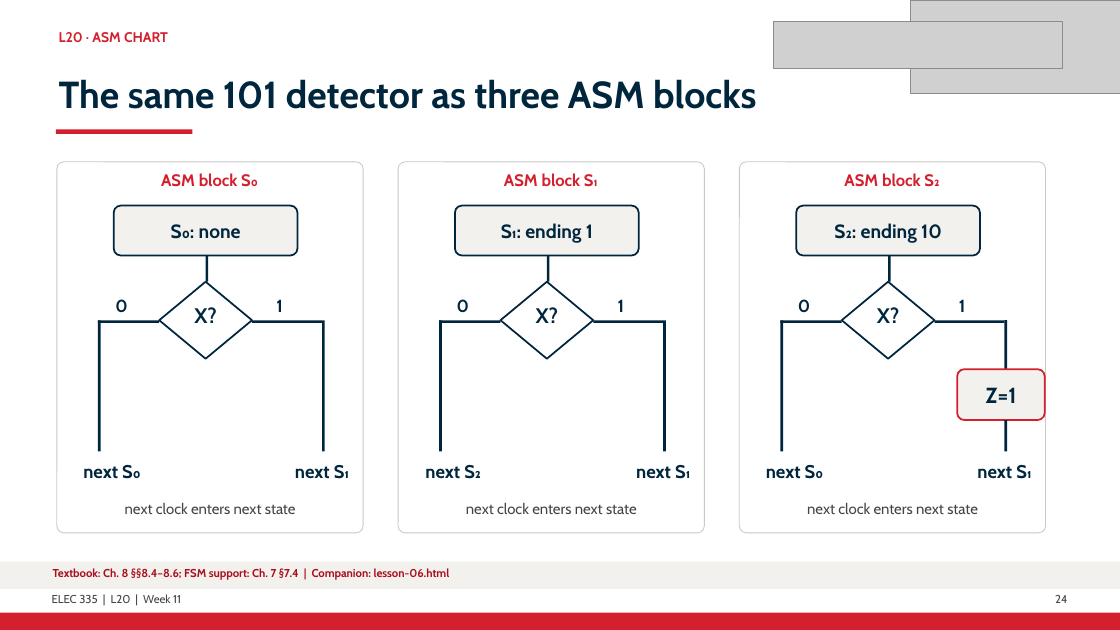
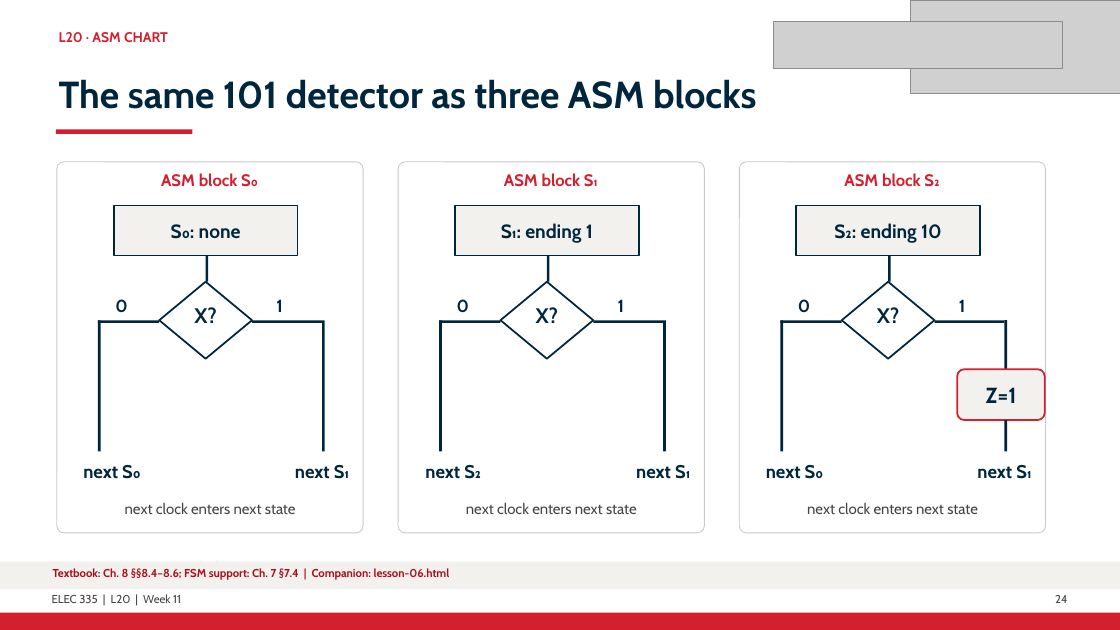
Before and after one commit to shujaansari/elec335-sequential, a slide deck: slide 24 of Slides_Course_Continuation_2026/L20_W11_fsm_synthesis_Continuation.pptx. Drawn at 1120x630 pixels with LibreOffice and Linux fonts; fonts in the diff are those of the drawing; grey boxes stand for pictures. Boxes give left, top, right and bottom in pixels: in the first picture for what was removed or moved away, otherwise in the second. Text is boxed around its words. In the diff, an @@ line names an element or a change of style, - is before the commit and + after.

```diff
--- a/Slides_Course_Continuation_2026/L20_W11_fsm_synthesis_Continuation.pptx
+++ b/Slides_Course_Continuation_2026/L20_W11_fsm_synthesis_Continuation.pptx
@@ rounded rectangle to rectangle in 3 elements at bbox=[113, 206, 297, 255], bbox=[455, 206, 639, 255], bbox=[797, 206, 981, 255] @@
```
Also in this commit, not shown: 1 other slide changed, 2 other files.
